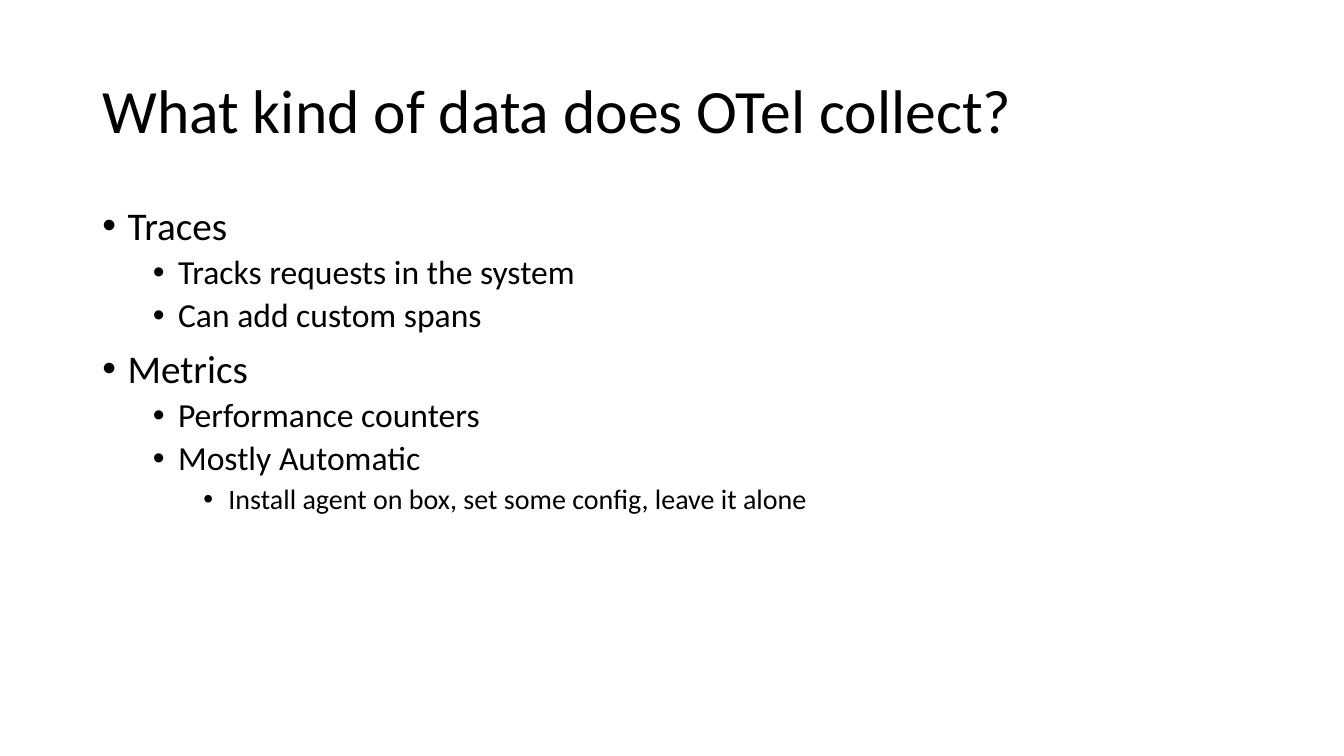
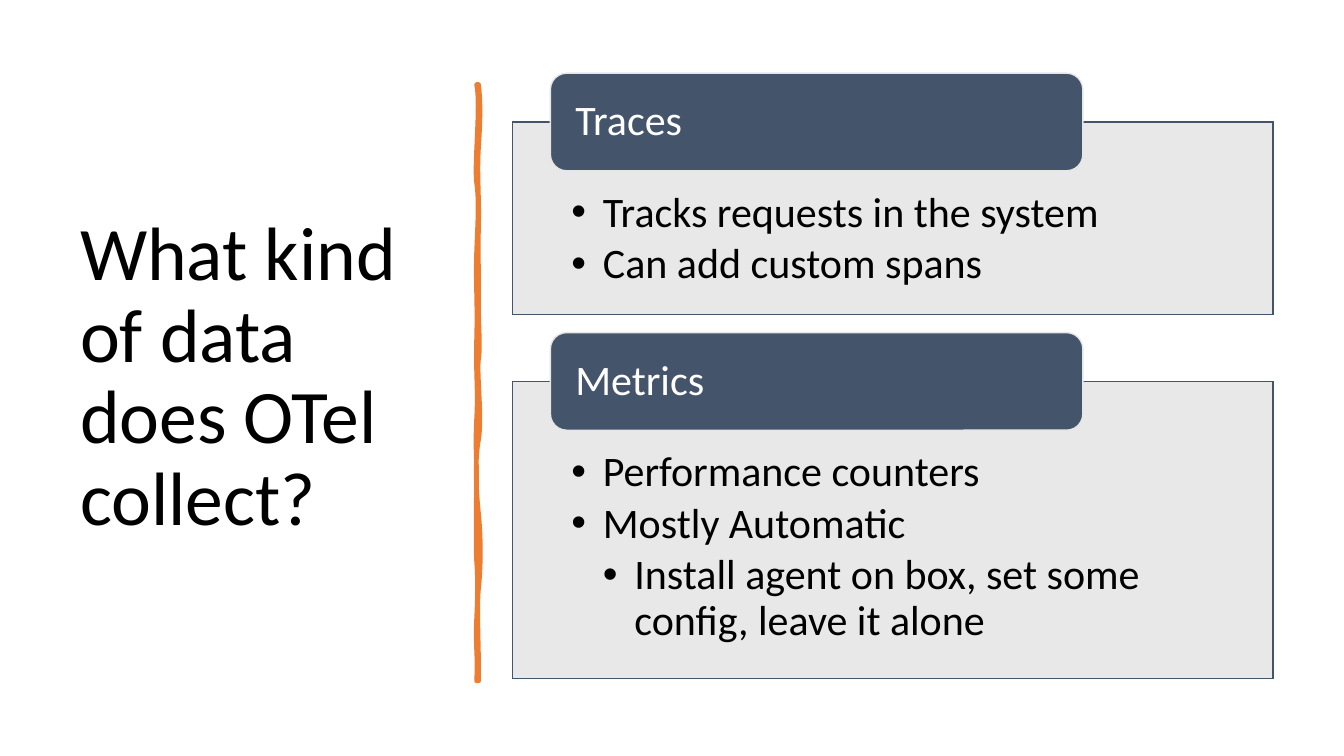
Before and after one commit to ProgrammerAL/Presentations-2023, a slide deck: slide 8 of 2023-03 - Orlando Code Camp - OpenTelemetry/Presentation.pptx. Drawn at 1344x756 pixels with LibreOffice and Linux fonts; fonts in the diff are those of the drawing. Boxes give left, top, right and bottom in pixels: in the first picture for what was removed or moved away, otherwise in the second. Text is boxed around its words. In the diff, an @@ line names an element or a change of style, - is before the commit and + after.

```diff
--- a/2023-03 - Orlando Code Camp - OpenTelemetry/Presentation.pptx
+++ b/2023-03 - Orlando Code Camp - OpenTelemetry/Presentation.pptx
@@ title "What kind of data does ...": place and size @@
-title "What kind of data does ..." at (102,90,1011,134)
+title "What kind of data does ..." at (80,227,396,526)
@@ title "What kind of data does ..." at (80,227,396,526): size 44 to 54 pt @@
@@ freeform shape added at (477,85,479,682), fill #ED7D31, outline #ED7D31 3.25 pt @@
@@ text at (128,215,575,384): paragraphs removed @@
-• Traces
-  • Tracks requests in the system
-  • Can add custom spans
-• Metrics
@@ text "Performance counters": place and size @@
-text "Performance counters" at (128,215,806,514)
+text "Performance counters" at (603,457,1140,643)
@@ text "Performance counters" at (603,457,1140,643): size 24 to 30 pt in "Performance counters", "Mostly Automatic"; size 20 to 30 pt in "Install agent on box, set some config, ..."; indent changed @@
@@ group added at (512,74,1273,679): 3 texts, 2 rectangles, 2 rounded rectangles @@
+  • Tracks requests in the system
+  • Can add custom spans
+Traces
+Metrics
```
Also in this commit, not shown: 17 other slides changed, 1 slide added, 1 slide removed.
